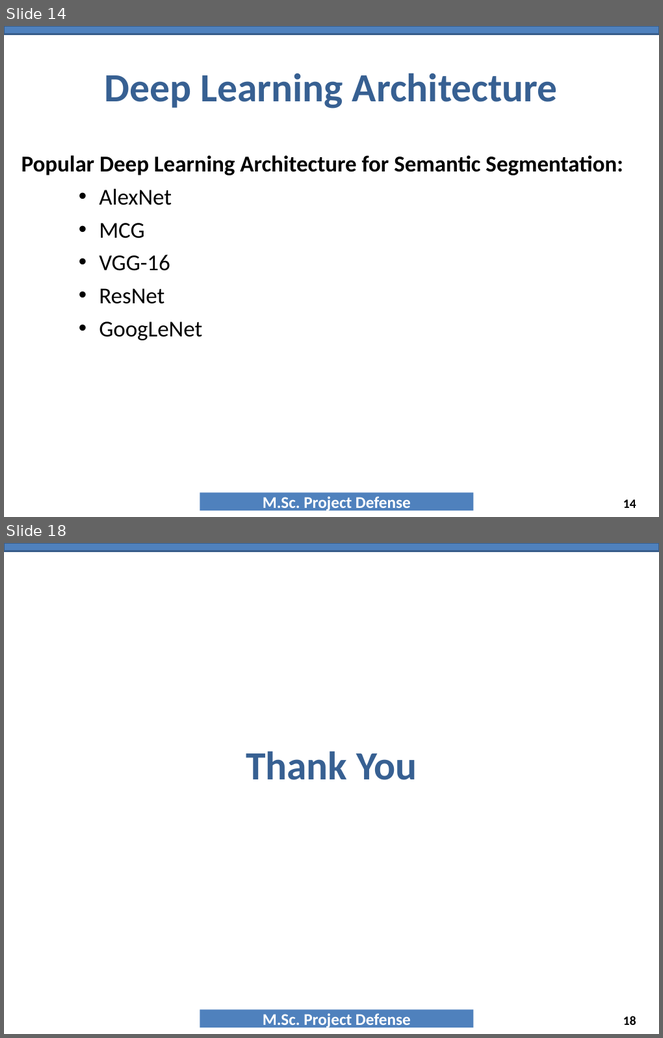
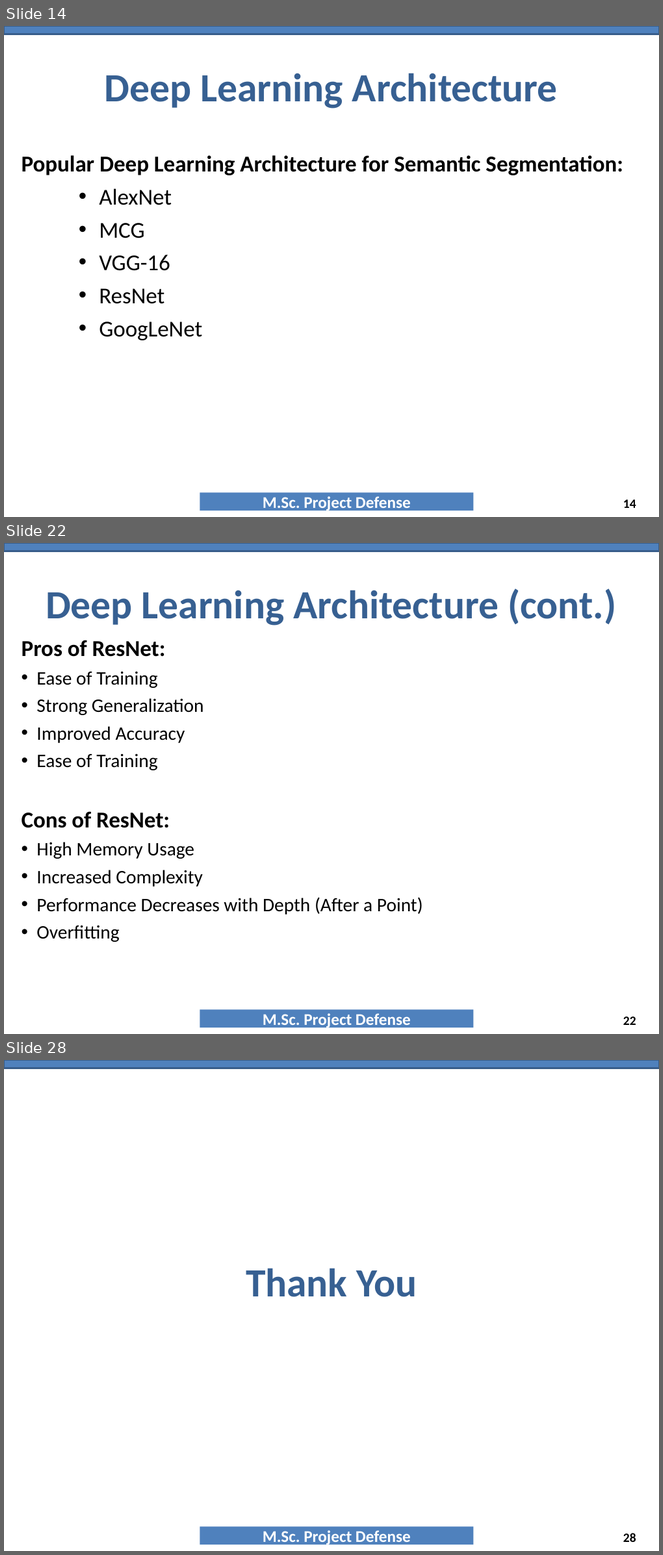
Before and after one commit to NAYANCSE27/msc-project, a slide deck: 9_PresentationTemplate_MscProject_CSE-057443.ppt. Shown one above the other, each under a label of ours: slides 14 and 18 before the commit, slides 14, 22 and 28 after it; the slides between them are not shown. The pictures are 663x1038 and 663x1555 pixels, drawn with LibreOffice and Linux fonts; fonts in the diff are those of the drawing; background and template pictures are left out. Boxes give left, top, right and bottom in pixels: in the first picture for what was removed or moved away, otherwise in the second. Text is boxed around its words. In the diff, an @@ line names an element or a change of style, - is before the commit and + after.

```diff
--- a/9_PresentationTemplate_MscProject_CSE-057443.ppt
+++ b/9_PresentationTemplate_MscProject_CSE-057443.ppt
@@ slide 22 added at (x1=4, y1=543, x2=659, y2=1034), background #FFFFFF; not listed: 2 template elements that a slide beside it also shows @@
@@ title added at (x1=46, y1=589, x2=616, y2=626), 44 pt, text #376092, bold @@
+Deep Learning Architecture (cont.)
@@ text added at (x1=22, y1=640, x2=423, y2=942), 21 pt, text #000000 @@
+Pros of ResNet:
+• Ease of Training
+• Strong Generalization
+• Improved Accuracy
+• Ease of Training
+Cons of ResNet:
+• High Memory Usage
+• Increased Complexity
+• Performance Decreases with Depth (After a Point)
+• Overfitting
@@ page number added at (x1=623, y1=1017, x2=636, y2=1025), 14 pt, text #000000, bold @@
+22
@@ what was slide 18 is now slide 28 @@
@@ page number at (x1=623, y1=1533, x2=636, y2=1542): text changed @@
-18
+28
```
Also in this commit, not shown: 2 slides changed, 11 other slides added, 2 slides removed, 2 other files.
